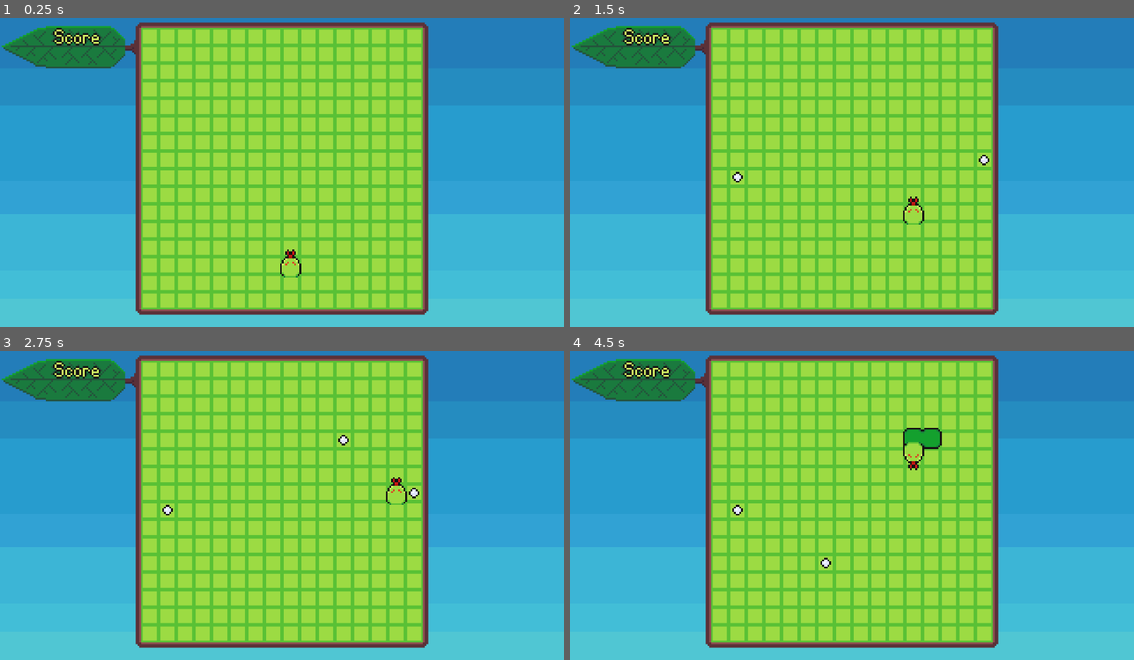
Above: before the commit, frames 1-4 (two rows, left to right).
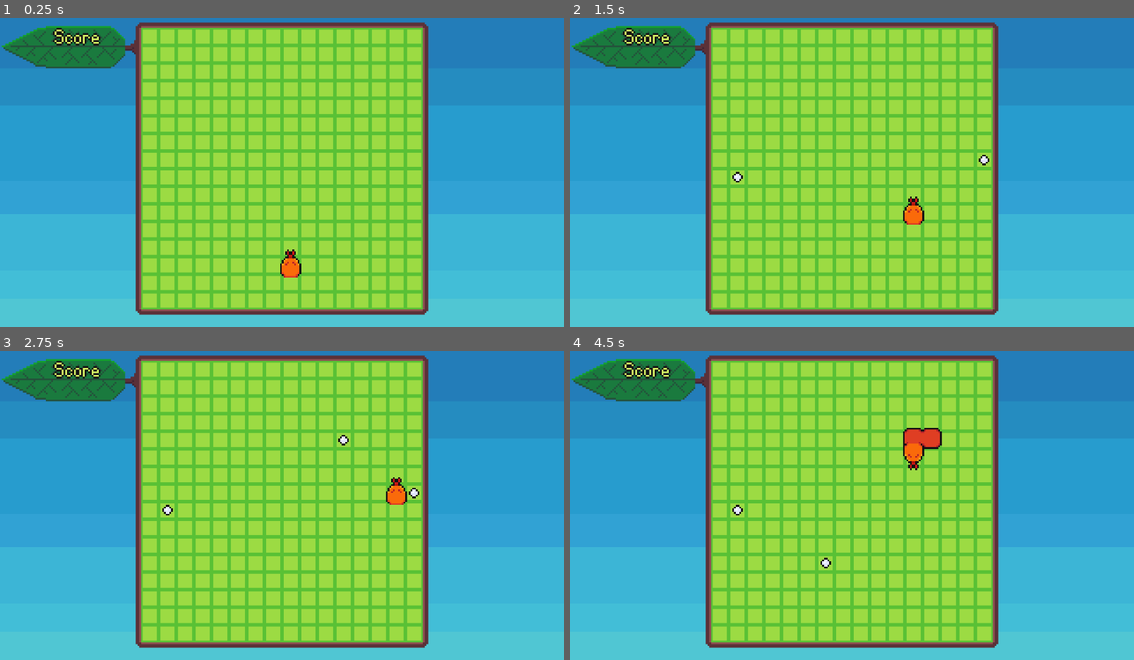
Above: after the commit, the same moments.

Repository: bdunko/Pellet
Game: Godot game, scene res://main.tscn
The game is run twice, just before and just after one commit, with the same random seed, the same clock (stepped at 60 frames per second) and the same inputs.
Inputs (mouse positions are in pixels of both pictures, inside the frame that each line leads up to):
- Up to frame 1 (0.25 s): no input
- Up to frame 2 (1.5 s): move the mouse to (976, 153) at 0.52 s; click (976, 153) at 0.67 s; move the mouse to (739, 184) at 1.27 s; click (739, 184) at 1.42 s
- Up to frame 3 (2.75 s): move the mouse to (338, 431) at 2.02 s; click (338, 431) at 2.17 s
- Up to frame 4 (4.5 s): move the mouse to (823, 564) at 2.77 s; click (823, 564) at 2.92 s; move the mouse to (1021, 548) at 3.52 s; click (1021, 548) at 3.67 s; move the mouse to (682, 452) at 4.27 s; click (682, 452) at 4.42 s

The runs differ from the first frame. In frame 1, 0.2% of the frame differs, in the area x 49-54%, y 77-85%; in frame 2, 0.2%; in frame 3, 0.2%; in frame 4, 0.5%, in the area x 59-66%, y 25-36%.

Commit message:
Snek coler

Diff:
--- a/snake.gd
+++ b/snake.gd
@@ -104,6 +104,13 @@
 	# fix head's rotation
 	$HeadSprite.rotation_degrees = _ROTATION_DEGREES_BY_DIR[_direction]
 
+func _is_snake_at(grid_pos: Vector2):
+	var pos = Global.to_grid_position(grid_pos)
+	for segment in $Segments.get_children():
+		if pos == segment.position:
+			return true
+	return false
+
 func _direction_to(point_from: Vector2, point_to: Vector2) -> Direction:
 	if point_from.x == point_to.x:
 		if point_from.y > point_to.y:
Binary file changed: assets/snake_head.png
Binary file changed: assets/snake_segment.png
